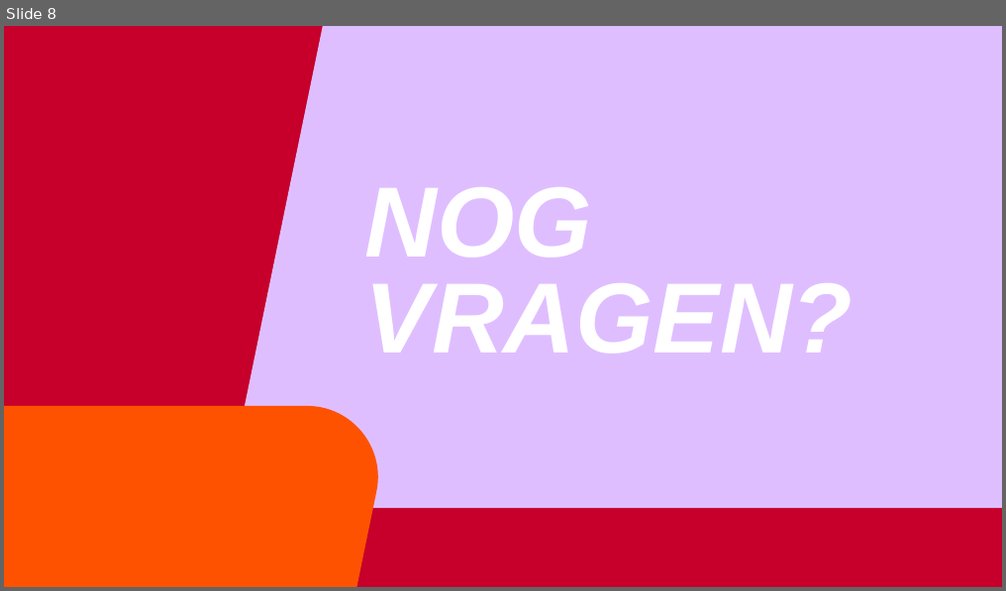
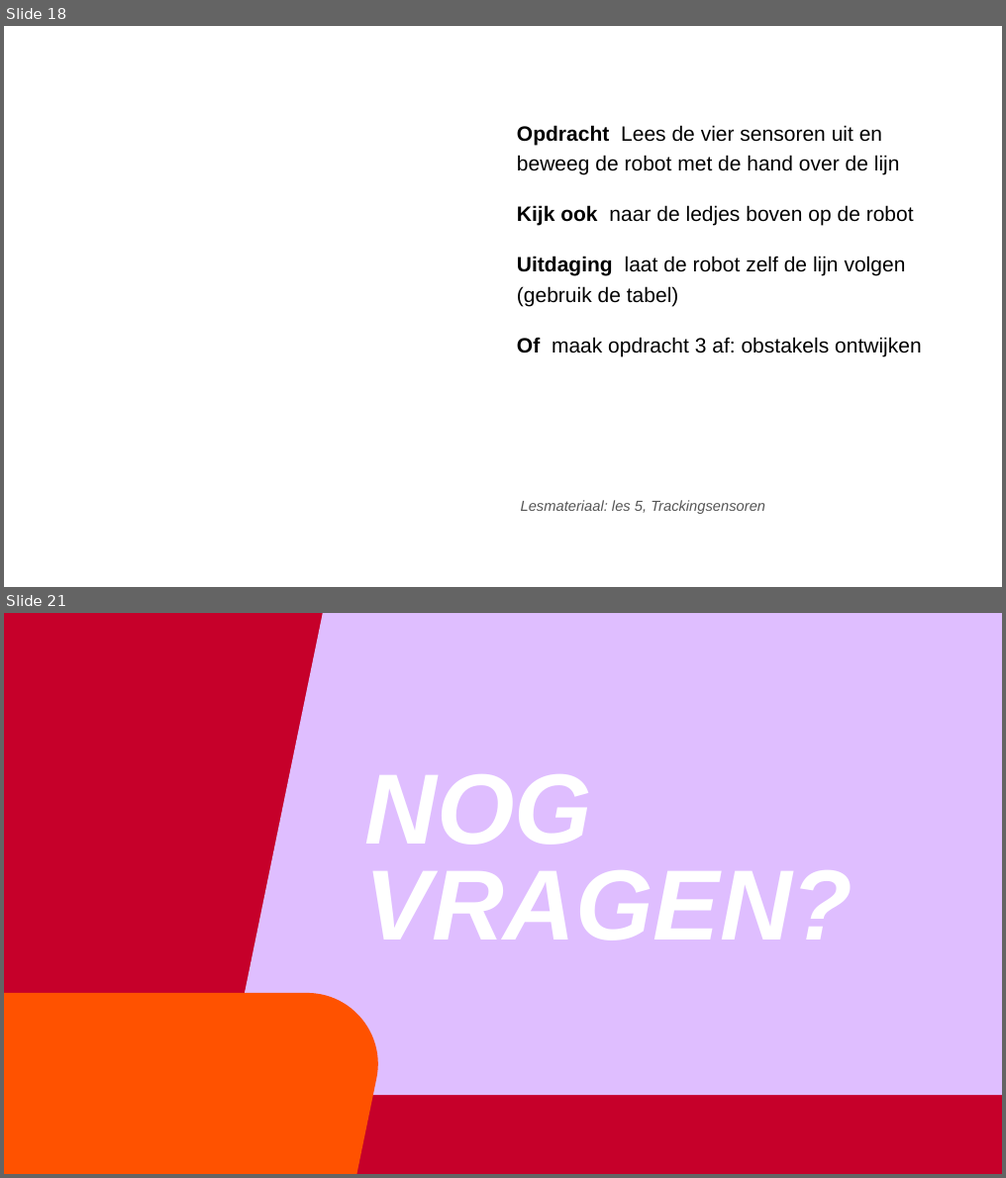
Before and after one commit to AvansMechatronica/vabokCursusRoboticaMetPython, a slide deck: presentaties/les5.pptx. Shown one above the other, each under a label of ours: slide 8 before the commit, slides 18 and 21 after it; the slides between them are not shown. The pictures are 1006x591 and 1006x1178 pixels, drawn with LibreOffice and Linux fonts; fonts in the diff are those of the drawing; background and template pictures are left out. Boxes give left, top, right and bottom in pixels: in the first picture for what was removed or moved away, otherwise in the second. Text is boxed around its words. In the diff, an @@ line names an element or a change of style, - is before the commit and + after.

```diff
--- a/presentaties/les5.pptx
+++ b/presentaties/les5.pptx
@@ slide 18 added at (4, 26, 1002, 587), background #FFFFFF @@
@@ text added at (517, 125, 922, 357), 20 pt, text #000000 @@
+Opdracht Lees de vier sensoren uit en beweeg de robot met de hand over de lijn
+Kijk ook naar de ledjes boven op de robot
+Uitdaging laat de robot zelf de lijn volgen (gebruik de tabel)
+Of maak opdracht 3 af: obstakels ontwijken
@@ text added at (521, 500, 765, 514), 14 pt, text #555555, italic @@
+Lesmateriaal: les 5, Trackingsensoren
@@ what was slide 8 is now slide 21 @@
```
Also in this commit, not shown: 1 slide changed, 18 other slides added, 6 slides removed, 21 other files.
